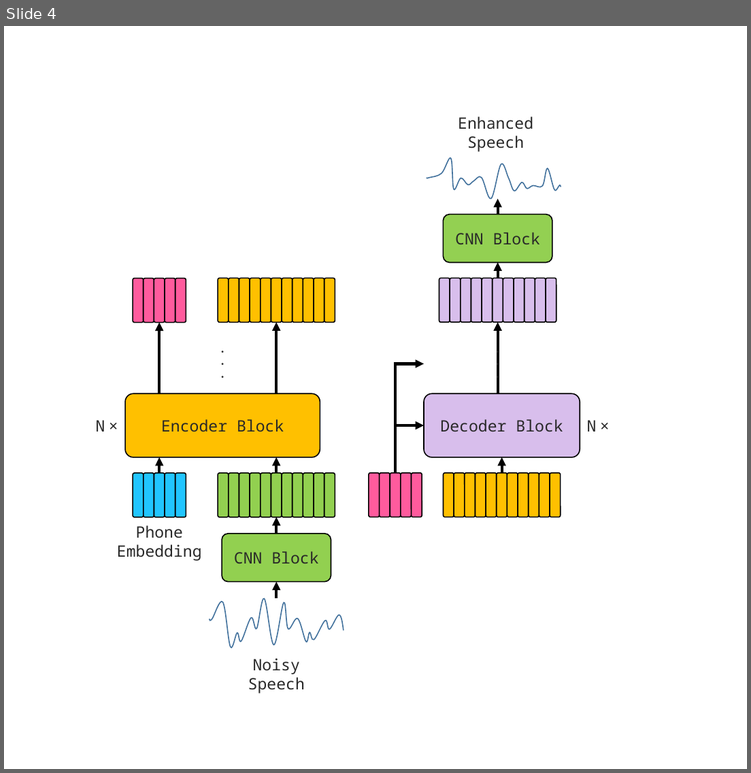
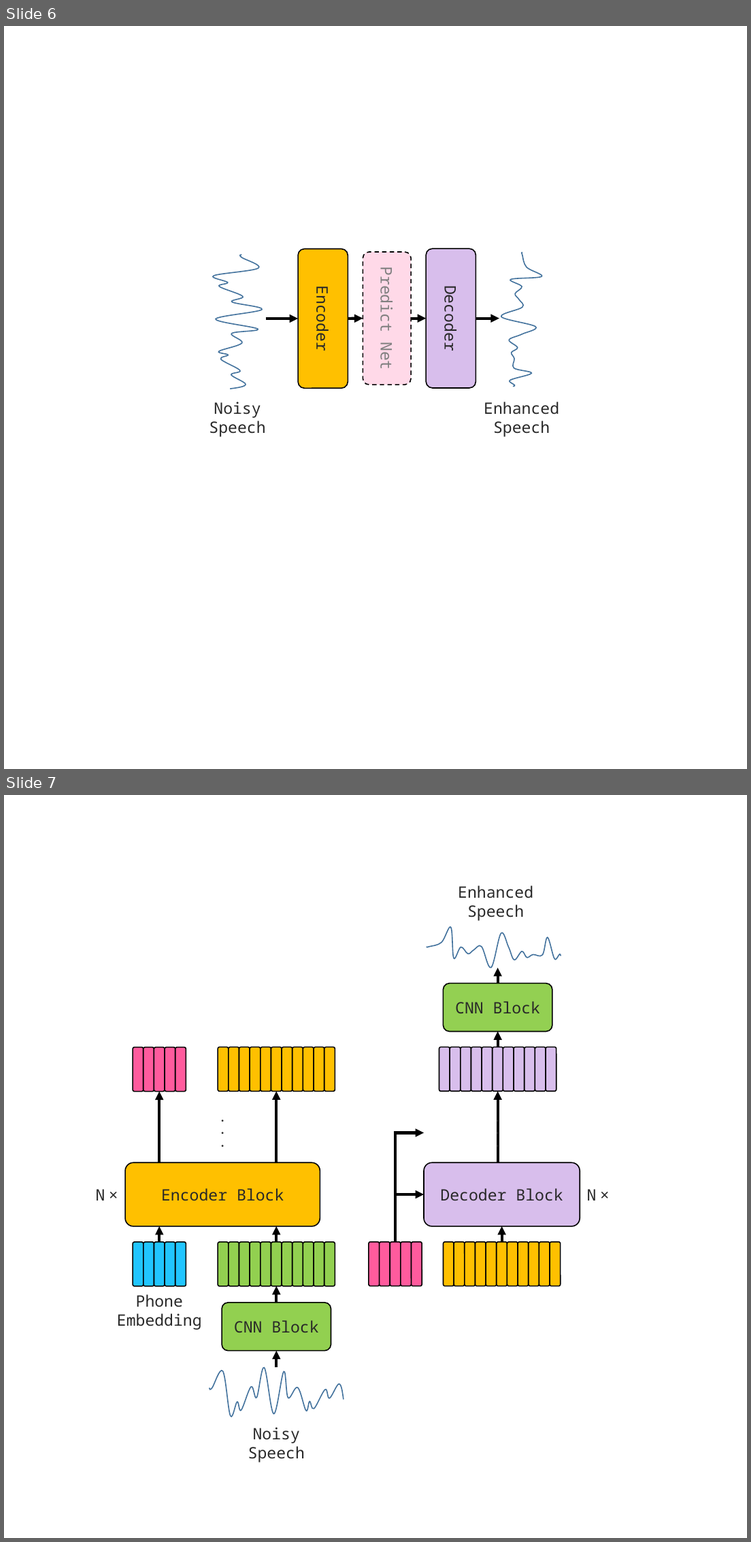
Before and after one commit to toonnyy8/ncku, a slide deck: hw3/img/img.pptx. Shown one above the other, each under a label of ours: slide 4 before the commit, slides 6 and 7 after it. The pictures are 751x773 and 751x1542 pixels, drawn with LibreOffice and Linux fonts; fonts in the diff are those of the drawing. Boxes give left, top, right and bottom in pixels: in the first picture for what was removed or moved away, otherwise in the second. Text is boxed around its words. In the diff, an @@ line names an element or a change of style, - is before the commit and + after.

```diff
--- a/hw3/img/img.pptx
+++ b/hw3/img/img.pptx
@@ slide 6 added at bbox=[4, 26, 747, 769], background #FFFFFF @@
@@ group added at bbox=[209, 248, 559, 436]: 4 arrows, 3 rounded rectangles, 2 texts, 2 freeform shapes @@
+Noisy
+Speech
+Enhanced
+Speech
+Encoder
+Predict Net
+Decoder
@@ what was slide 4 is now slide 7 @@
```
Also in this commit, not shown: 3 slides changed, 2 other slides added, 14 other files.
